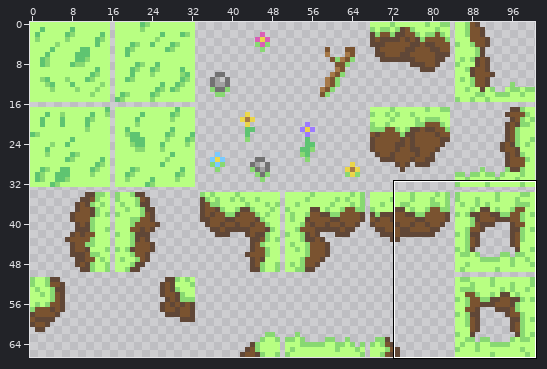
File history of a pixel-art file, Assets/Art/Tilemap1.1.aseprite. The picture above shows the old version from afar; the outline marks the close-up.
Close-up. The starting point:
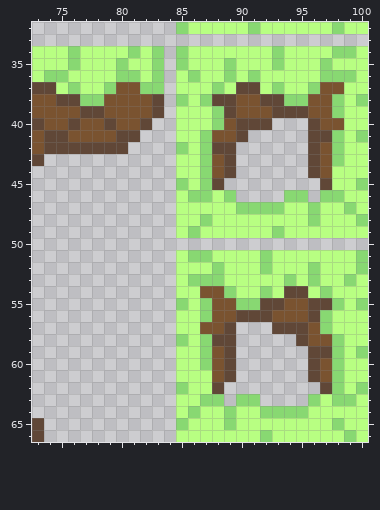
101x67 pixels, 1 frame. Shown: x 73..100, y 32..66.
Once edited:
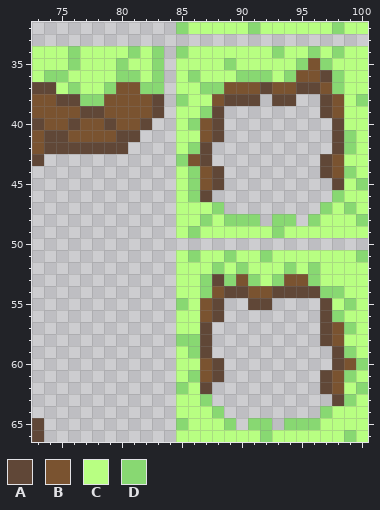
Palette (. is transparent): A #604737  B #7a5330  C #b8ff82  D #88d872
Commit message: "Made the holes just a tad bigger"
What changed:
Changed rows in their new state; - is an unchanged pixel.
first column x 85:
34 -----------D--C-
35 C-------C-DB----
36 ----CD-D-DBBA-C-
37 --D-BBBABBAA-D--
38 --CB-AA.-A..AB--
39 --DA........AB--
40 -DBA....---..A--
41 --BA..-----..ADC
42 CDA..------..AD-
43 DBA..------.AB--
44 -DBA.------.ABD-
45 CDB---------.A--
46 --A..----..-.---
47 ---D........D---
48 ----DDD.DD.-----
51 --C-D-----------
52 -----D-C-D-----C
53 -C-ADBD-DBB---C-
54 --D-AABBA--A-D--
55 --BA..A-....-CDC
56 --BA........AD--
57 --A..---....ABD-
58 -DA..-----..AB--
59 -DA..------..ADC
60 --BA.------..ABD
61 -DBA.------.ABD-
62 --A.---------B--
63 ---.-..----..A--
64 -C-D........D---
65 -----.DD.DDD-C--
Boxes around the changes in both close-ups, in picture pixels (x1, y1, x2, y2):
changed: (176, 46, 368, 430)
